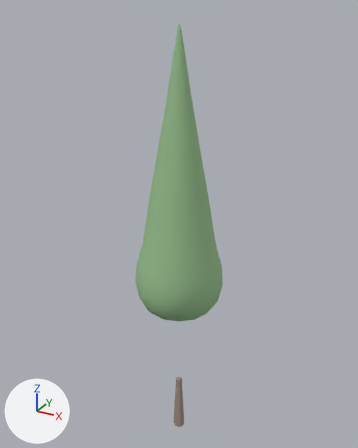
The glTF model web/public/models/tree-conifer-c.glb, before and after one commit.
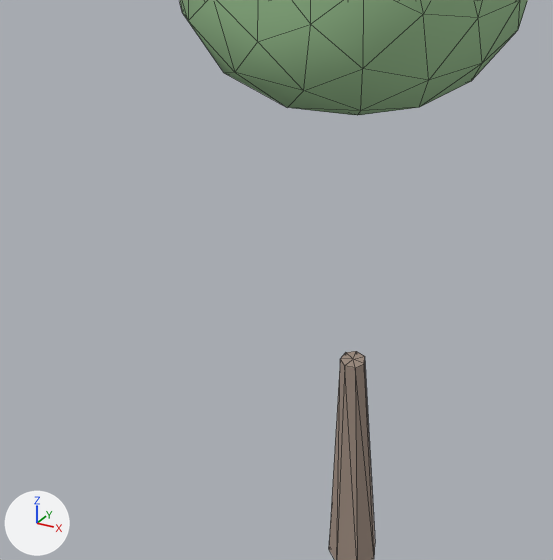
There are two pictures of each version: one whole from a 50 mm lens placed at (0.487, -0.886, 1.025), pointed at (-0.015, 0.026, 0.569), one close up on the part from 27% to 63% of the width and 66% to 95% of the height. Arrows for +X, +Y and +Z are at lower left; the lights stay in place. The last two pictures show the newer version. The close-ups show mesh edges as thin lines. Vertices at exactly the same position are counted once.

Objects in the first close-up: 'tree-conifer-c'.
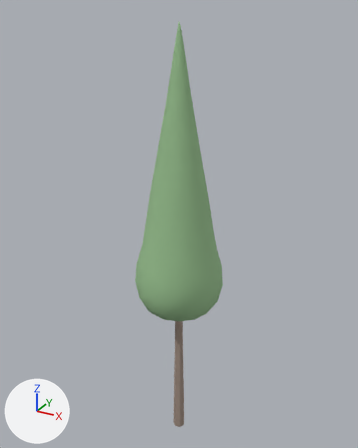
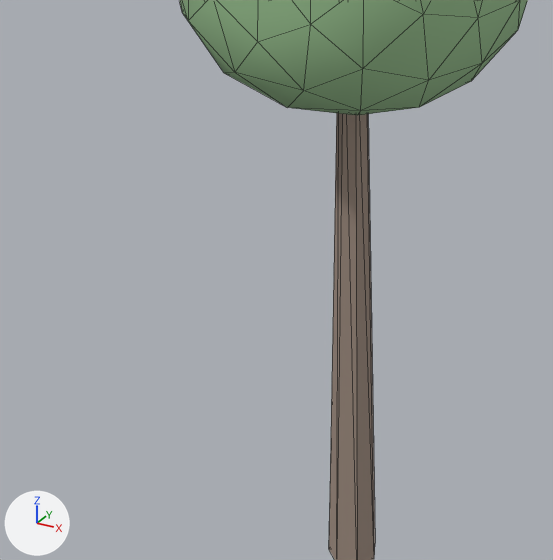
Where the change shows, as pixel boxes [x1, y1, x2, y2] in the close-ups (553 x 560 px; the box of a moved part takes in the faces that stretch with it):
part 1 of me_tree_conifer_c, moved or reshaped
    before: [329, 351, 375, 560]
    after: [329, 113, 375, 560]

Diff of the bpy script that builds the scene:
```diff
--- a/web/public/models/tree-conifer-c.glb.py
+++ b/web/public/models/tree-conifer-c.glb.py
@@ me_tree_conifer_c @@
 me_tree_conifer_c.from_pydata(...)  # 178 vertices, 348 faces; spans x -0.1..0.1, y -0.102..0.102, z 0.0..1.0
 # used by ob_tree_conifer_c; location = (0.0, 0.0, 0.0)
 # before: 1 (0.005, -0.007, 0.151) at pixel (355, 367), 3 (0.008, -0.002, 0.151) at pixel (364, 363), 4 (0.0, -0.002, 0.151) at pixel (353, 359), 6 (-0.001, -0.009, 0.151) at pixel (344, 365), 8 (-0.006, -0.005, 0.151) at pixel (340, 358)
 # before: 10 (-0.006, 0.002, 0.151) at pixel (345, 352), 12 (-0.001, 0.006, 0.151) at pixel (356, 351), 14 (0.005, 0.004, 0.151) at pixel (364, 356)
+# me_tree_conifer_c part 1
+for i in [1, 3, 4, 6, 8, 10, 12, 14]: me_tree_conifer_c.vertices[i].co += Vector((0.0, 0.0, 0.272))
 me_tree_conifer_c.materials.append(mat_bark)
```
